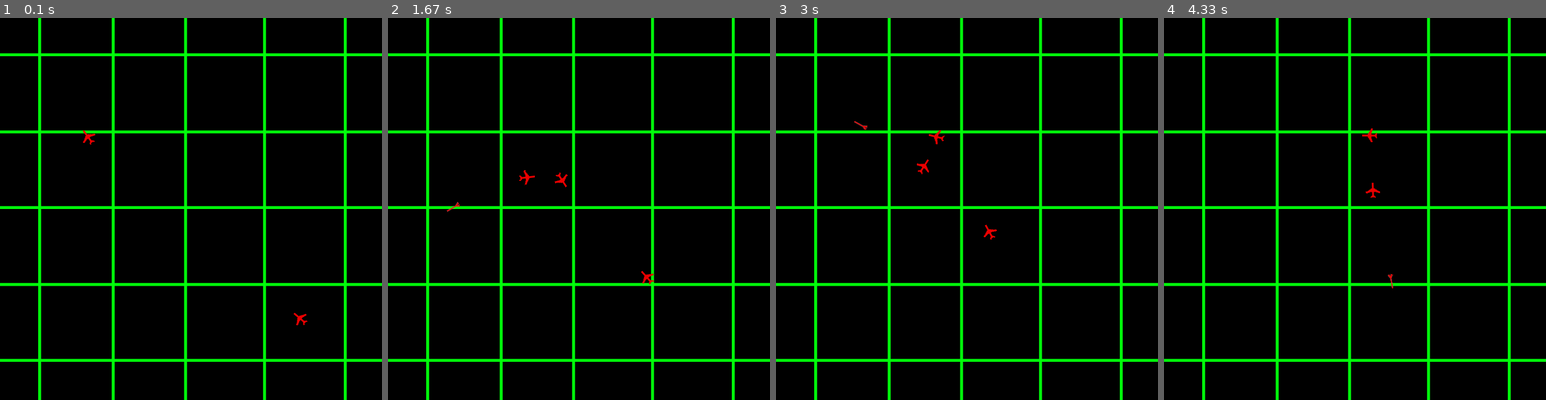
Above: before the commit, frames 1-4 (left to right).
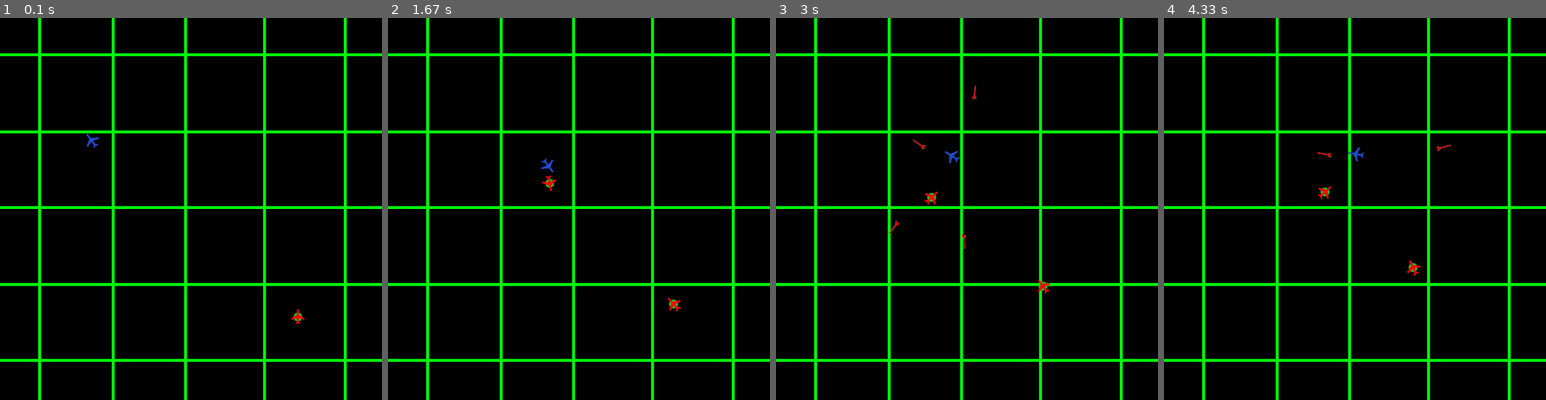
Above: after the commit, the same moments.

Repository: Mi-LeV/AWACS
Game: pygame game, started from main.py
The game is run twice, just before and just after one commit, with the same random seed, the same clock (stepped at 60 frames per second) and the same inputs.
Inputs (mouse positions are in pixels of both pictures, inside the frame that each line leads up to):
- Up to frame 1 (0.1 s): no input
- Up to frame 2 (1.67 s): click (579, 209) at 0.42 s; tap N at 0.67 s; tap K at 1 s; tap Space at 1.33 s
- Up to frame 3 (3 s): click (974, 79) at 1.77 s; click (947, 308) at 2.1 s; click (955, 144) at 2.43 s; click (913, 128) at 2.77 s
- Up to frame 4 (4.33 s): click (1454, 174) at 3.1 s; click (1473, 201) at 3.43 s; click (1435, 140) at 3.77 s; click (1244, 136) at 4.1 s

The runs differ from the first frame. In frame 1, 0.2% of the frame differs, in the area x 21-81%, y 29-81%; in frame 2, 0.4%; in frame 3, 0.5%, in the area x 20-72%, y 17-73%; in frame 4, 0.4%.

Commit message:
Image différente par équipe, et si IA ou non

Diff:
--- a/classes.py
+++ b/classes.py
@@ -63,8 +63,8 @@
         self.yDest = y
         self.x = x
         self.y = y
-        self.orig_image = pygame.image.load("sprite_plane.png").convert_alpha()
-        self.image = pygame.image.load("sprite_plane.png").convert_alpha()
+        self.orig_image = pygame.image.load(var.img_plane_default).convert_alpha()
+        self.image = pygame.image.load(var.img_plane_default).convert_alpha()
         self.rect = self.image.get_rect(center=(x,y))
         self.mask = pygame.mask.from_surface(self.image)
         self.angle = 90
@@ -133,10 +133,19 @@
         super().__init__(x,y)
         self.MAXMISSILE = 3
         var.playerList.append(self)
-        if friend:pass
+        if friend:
             #mettre le sprite ami
-        else:pass
+            self.orig_image = pygame.image.load(var.img_blue_player).convert_alpha()
+            self.image = pygame.image.load(var.img_blue_player).convert_alpha()
+            self.rect = self.image.get_rect(center=(x,y))
+            self.mask = pygame.mask.from_surface(self.image)
+        else:
             #mettre le sprite ennemi
+            self.orig_image = pygame.image.load(var.img_red_player).convert_alpha()
+            self.image = pygame.image.load(var.img_red_player).convert_alpha()
+            self.rect = self.image.get_rect(center=(x,y))
+            self.mask = pygame.mask.from_surface(self.image)
+
         self.friendly = friend
 
     def shoot(self):
@@ -156,10 +165,18 @@
         self.MAXMISSILE = 3
         self.agro = None
         self.active = active
-        if friend:pass
+        if friend:
             #mettre le sprite ami
-        else:pass
+            self.orig_image = pygame.image.load(var.img_blue_IA).convert_alpha()
+            self.image = pygame.image.load(var.img_blue_IA).convert_alpha()
+            self.rect = self.image.get_rect(center=(x,y))
+            self.mask = pygame.mask.from_surface(self.image)
+        else:
             #mettre le sprite ennemi
+            self.orig_image = pygame.image.load(var.img_red_IA).convert_alpha()
+            self.image = pygame.image.load(var.img_red_IA).convert_alpha()
+            self.rect = self.image.get_rect(center=(x,y))
+            self.mask = pygame.mask.from_surface(self.image)
         self.friendly = friend
 
     def tick(self):
@@ -192,7 +209,7 @@
             if temp < minima:
                 minima = temp
                 minObj = objet#on a l'objet le plus proche
-        if minima < 50:#si l'objet est à moins de 50
+        if minima < 75:#si l'objet est à moins de 50
             return minObj
         else:
             return None
--- a/main.py
+++ b/main.py
@@ -65,7 +65,7 @@
 
     for objet in var.hitList[::-1]:#boucle delete(on déréférence les objets de toute liste pour pouvoir les supprimer)
         objet.delete()
-    sleep(0.01)#delai graphique
+    sleep(0.05)#delai graphique
     #Re-collage
     fenetre.blit(fond,(0,0))
     for objet in var.refreshList:
--- a/variables.py
+++ b/variables.py
@@ -2,5 +2,10 @@
 refreshList = []
 hitList = []
 playerList = []
-img_icon = "sprite_plane.png"
+img_icon = "sprite_plane_red_player.png"
+img_plane_default = "sprite_plane_default.png"
+img_red_player = "sprite_plane_red_player.png"
+img_red_IA = "sprite_plane_red_IA.png"
+img_blue_player = "sprite_plane_blue_player.png"
+img_blue_IA = "sprite_plane_blue_IA.png"
 img_fond = "fond.png"
Not shown, changed: roadmap
Binary file added: sprite_plane_blue_IA.png
Binary file added: sprite_plane_blue_player.png
Binary file added: sprite_plane_default.png
Binary file added: sprite_plane_red_IA.png
Renamed: sprite_plane.png -> sprite_plane_red_player.png
